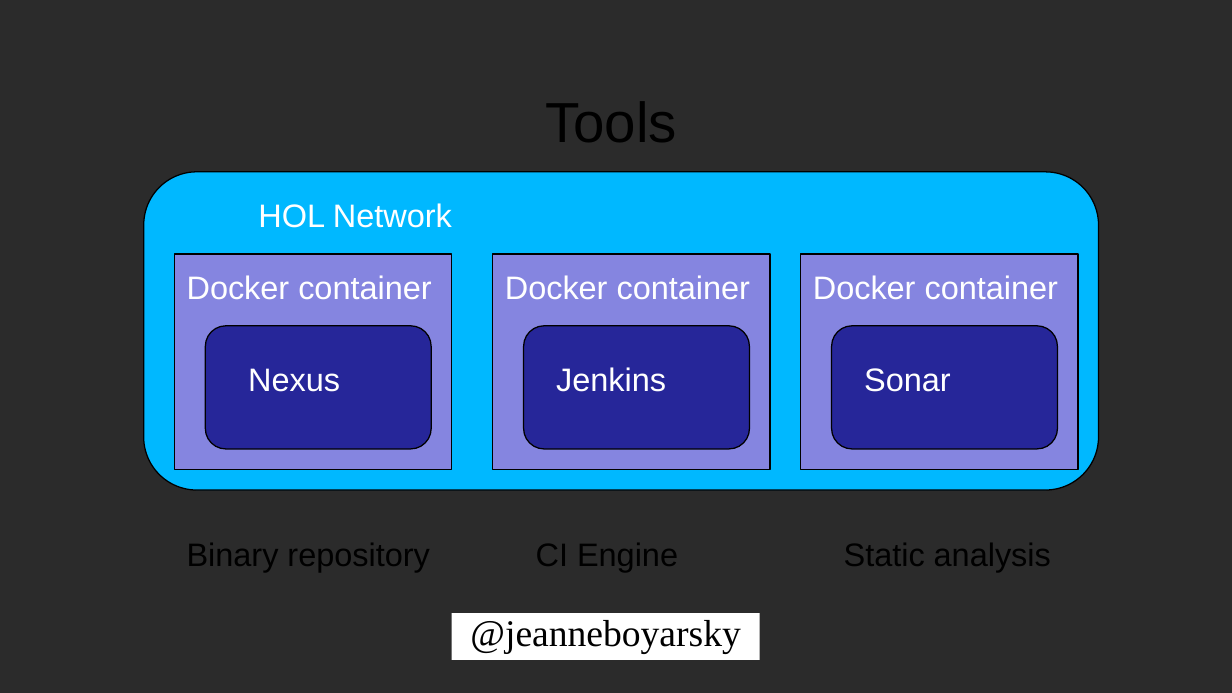
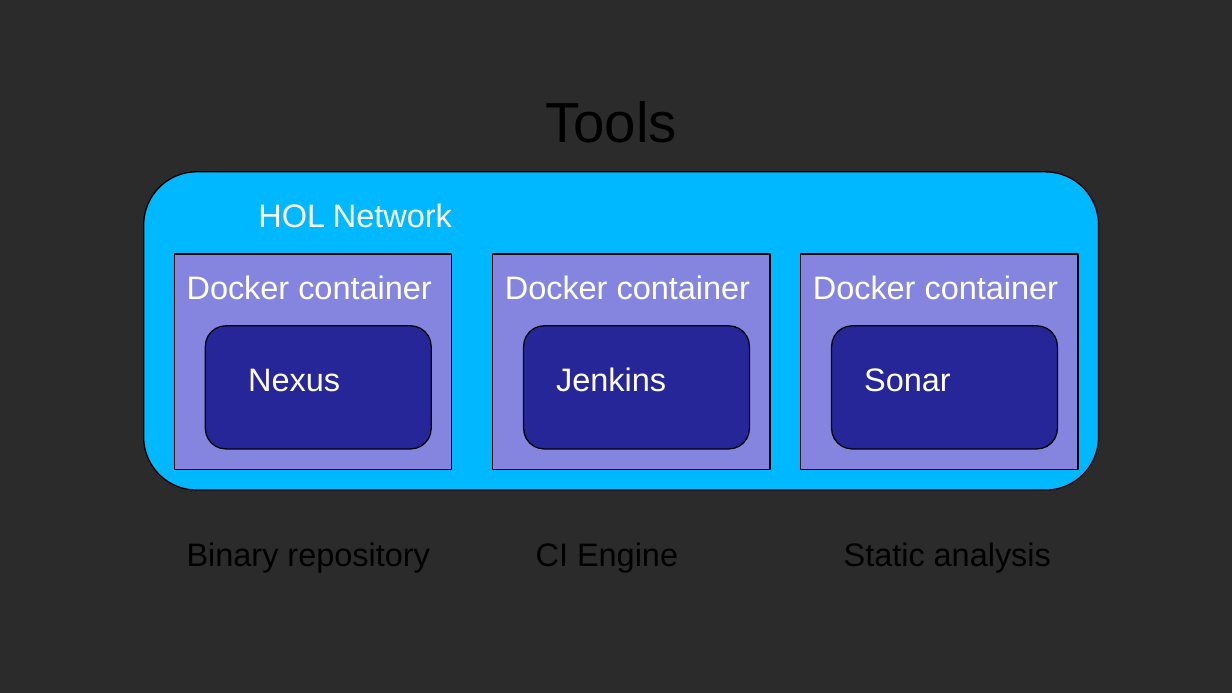
Before and after one commit to boyarsky/OracleCodeOne2018-HOL-Automating-Stack-Groovy, a slide deck: slide 6 of 2018-OracleCodeOne-Authomating Stack.ppt. Drawn at 1232x693 pixels with LibreOffice and Linux fonts; fonts in the diff are those of the drawing; background and template pictures are left out; a plain dark background stands for a picture behind light text. Boxes give left, top, right and bottom in pixels: in the first picture for what was removed or moved away, otherwise in the second. Text is boxed around its words. In the diff, an @@ line names an element or a change of style, - is before the commit and + after.

Commit message:
remove jeanne's twitter from footer

```diff
--- a/2018-OracleCodeOne-Authomating Stack.ppt
+++ b/2018-OracleCodeOne-Authomating Stack.ppt
@@ rectangle removed at [452,614,760,660] @@
-@jeanneboyarsky
```
Also in this commit, not shown: 16 other slides changed.
